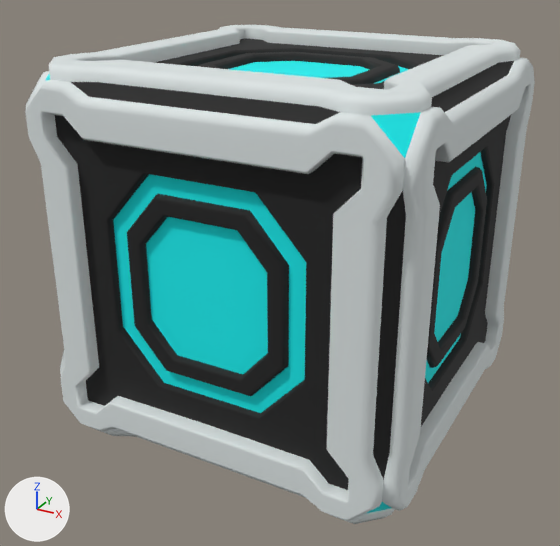
One commit to the FBX model BODY/Assets/Main/Meshes/Interactable/crate_01.FBX: the scene before it, then after it.
Both versions are drawn from a 50 mm camera at (0.502, -0.963, 0.666) aimed at (-0.011, -0.031, 0.2). Arrows for +X, +Y and +Z are at lower left; the lights stay in place. Where no turn or scale is listed for an object, it has been applied to the vertices.

In view in the first picture: 'crate_01'.
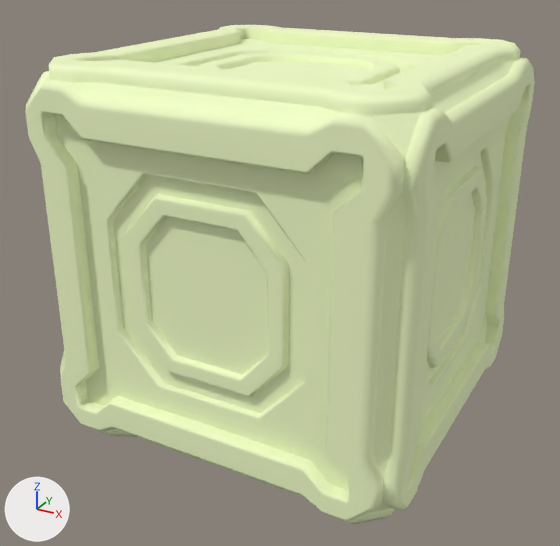
Where the change shows, as pixel boxes [x1, y1, x2, y2] in the pictures (560 x 546 px):
part 1 of me_mesh, recoloured (white to green): [25, 25, 535, 524] in both
part 2 of me_mesh, recoloured (black to green): [55, 38, 514, 490] in both
part 3 of me_mesh, recoloured (cyan to green): [45, 61, 487, 514] in both

Edits to the bpy script that builds the scene:
```text
Add mat_smallcrate:
    mat_smallcrate = principled_material('SmallCrate')
    mat_smallcrate.base_color = (0.894, 0.996, 0.584)  # green #f3ffc9
    mat_smallcrate.roughness = 0.859
Change me_mesh:
    where me_mesh.from_pydata(...)  # 1698 vertices, 1808 faces; spans x -0.27..0.27, y -0.27..0.27, z -0.02..0.52
    used by ob_crate_01; location = (0.0, 0.0, 0.0)
    me_mesh part 1: all 1008 faces that had it switch from mat_frame (white #dee6e6) to mat_smallcrate (green #f3ffc9)
    me_mesh part 2: all 672 faces that had it switch from mat_base (black #1c1c1c) to mat_smallcrate (green #f3ffc9)
    me_mesh part 3: all 128 faces that had it switch from mat_light (cyan #00f3f5) to mat_smallcrate (green #f3ffc9)
```
